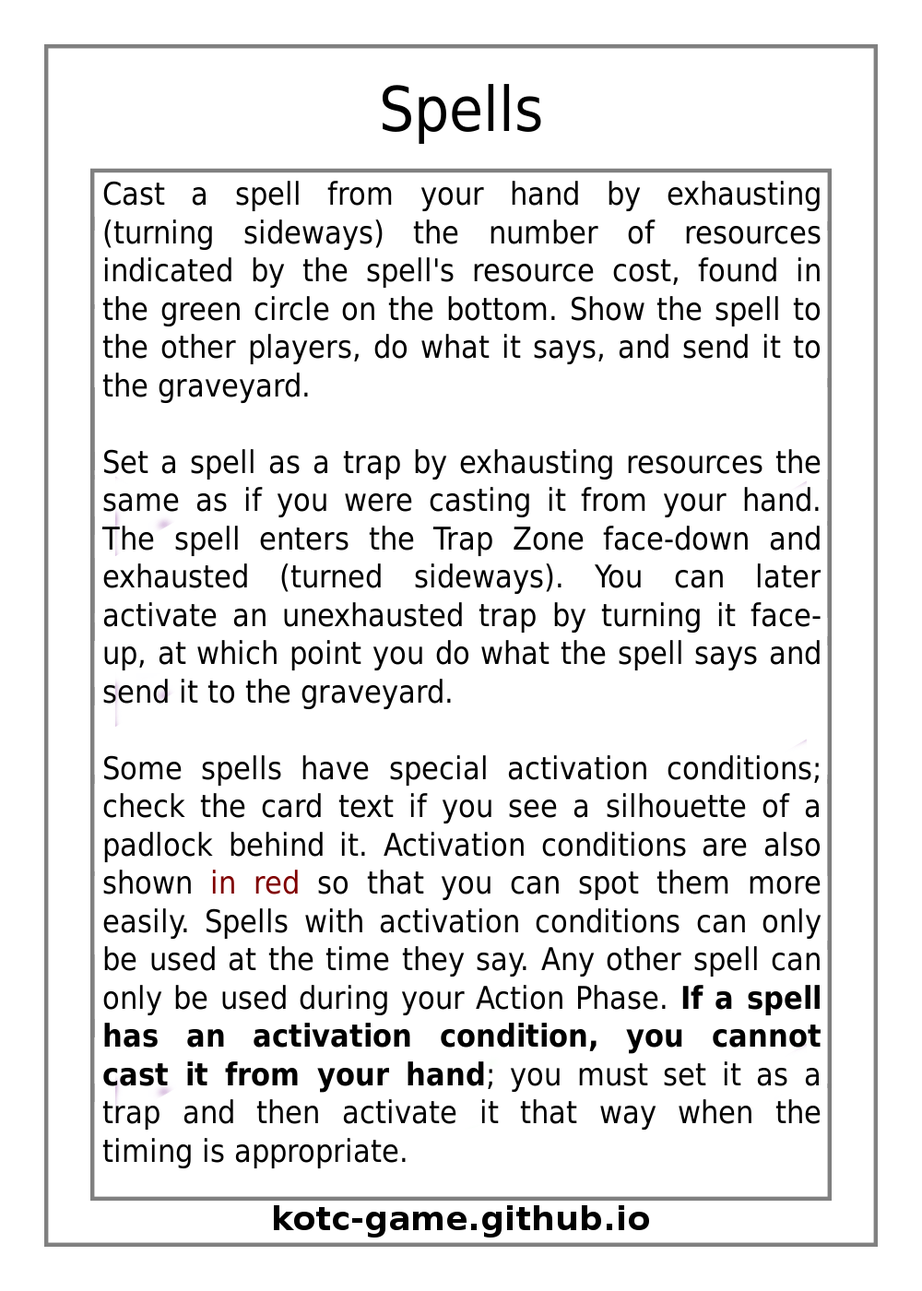
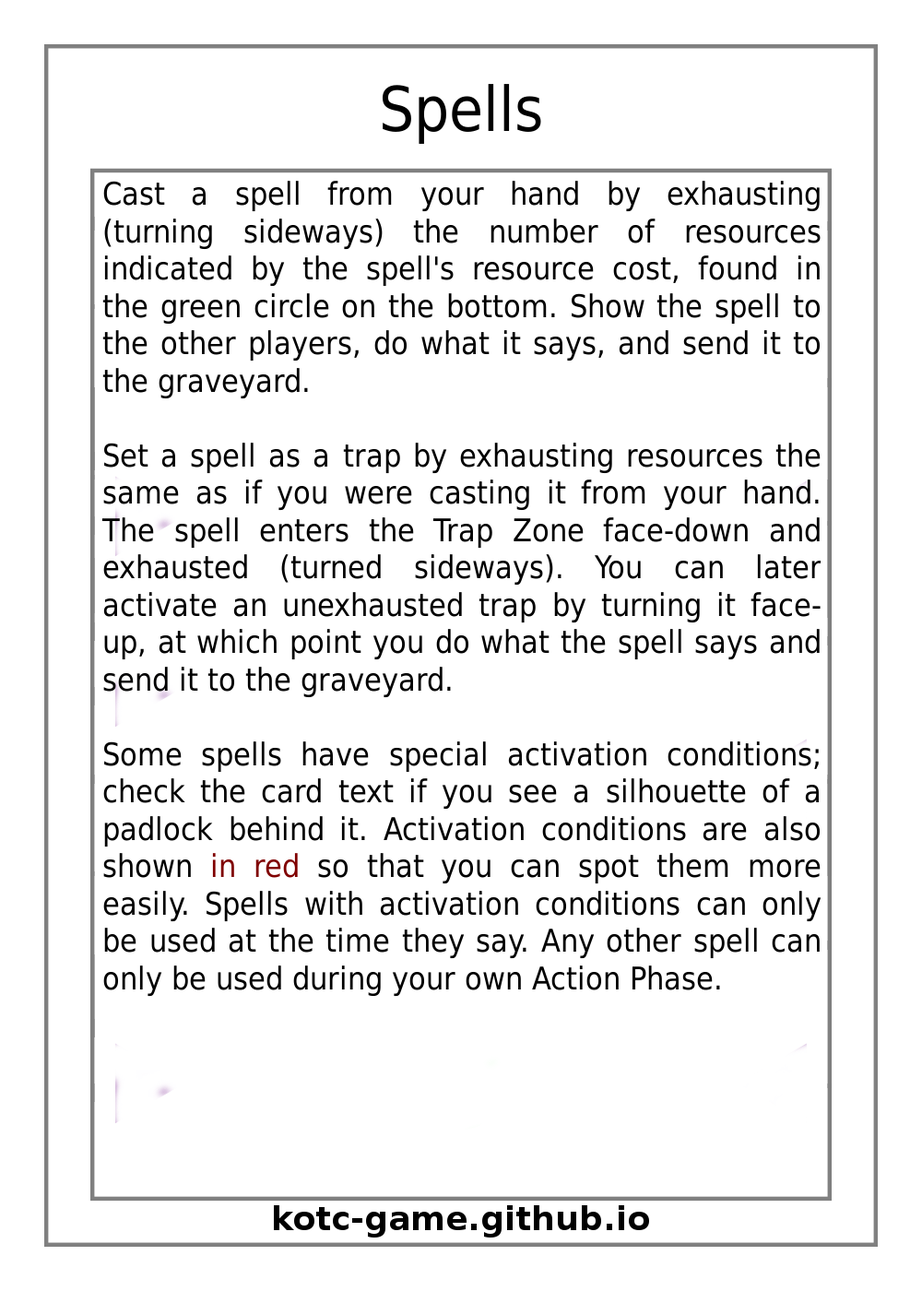
Two versions of the same layered image (922×1291). Layer-by-layer changes:
painted on "Effect Text" over [101, 218, 822, 1170]
